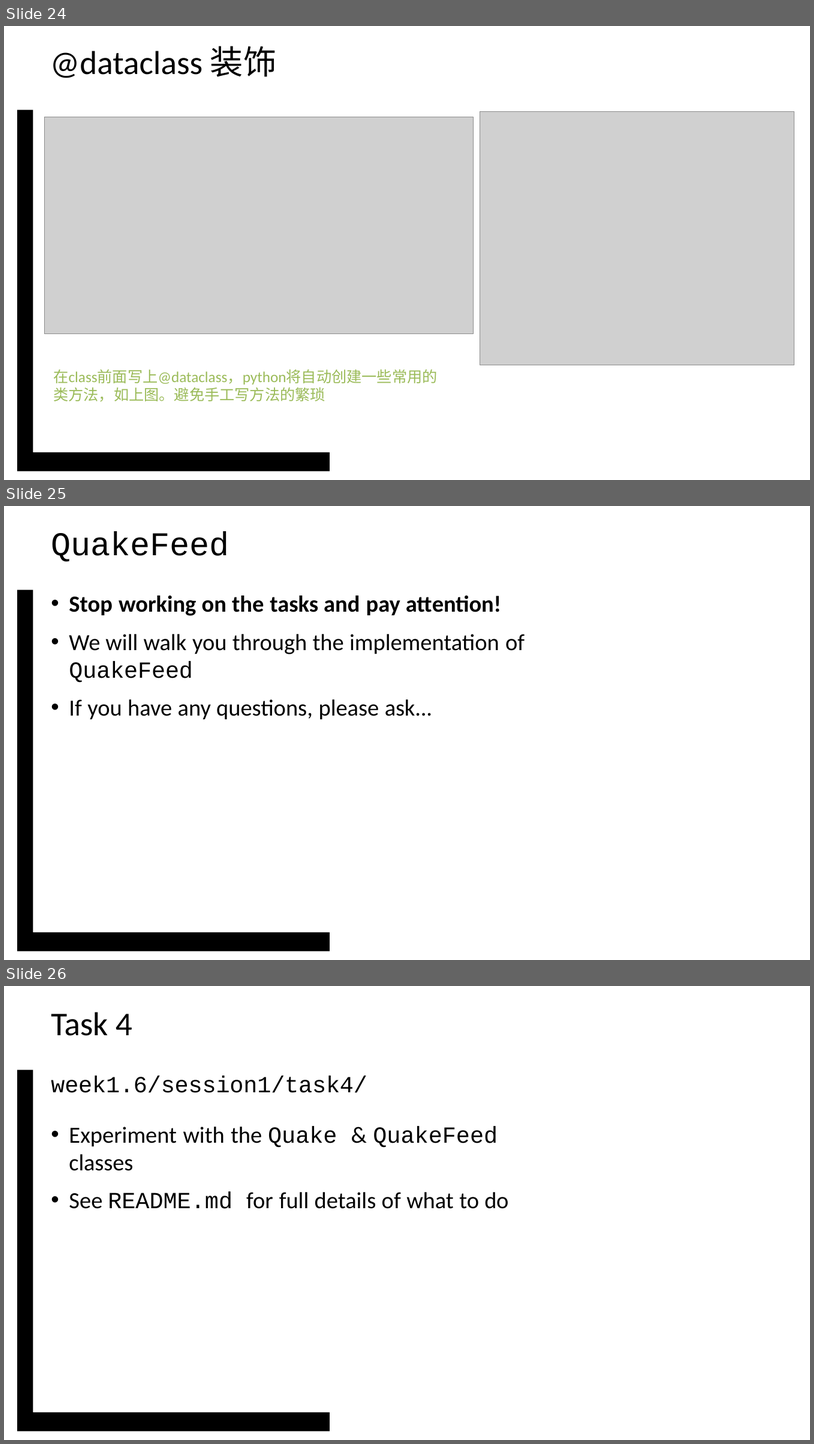
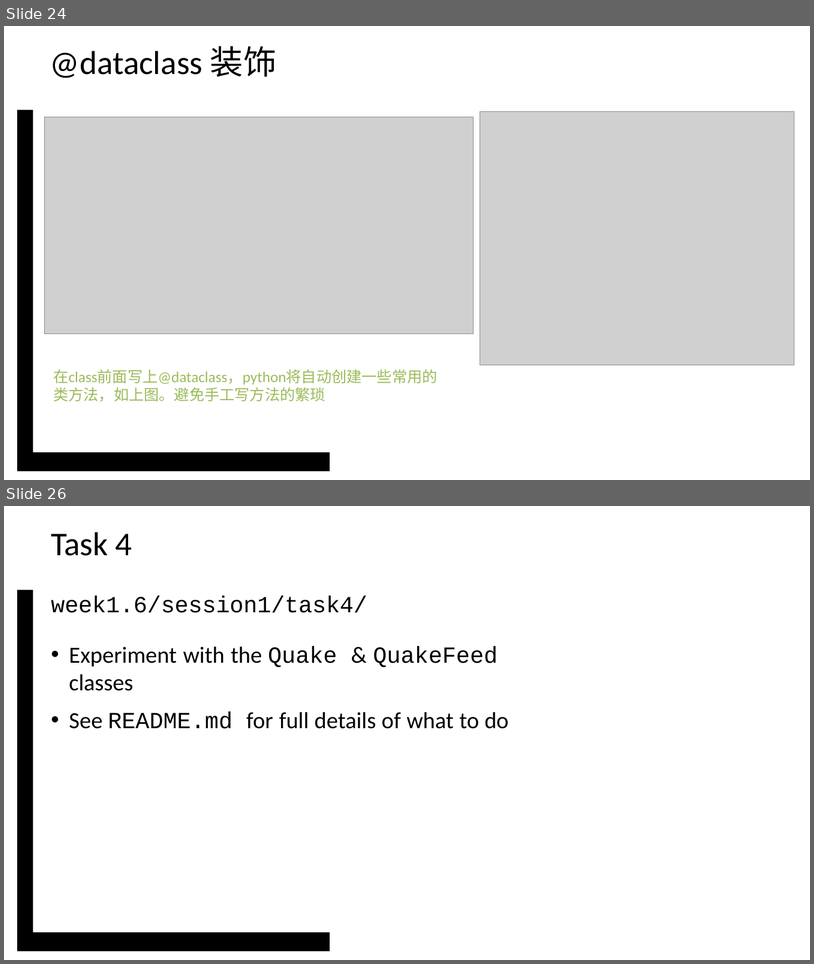
Before and after one commit to vcboy1/Leeds, a slide deck: 26fall/1850/Note/w1.6_s1_oop_relation.pptx. Shown one above the other, each under a label of ours: slides 24, 25 and 26 before the commit, slides 24 and 26 after it; the slides between them are not shown. The pictures are 814x1444 and 814x964 pixels, drawn with LibreOffice and Linux fonts; fonts in the diff are those of the drawing; grey boxes stand for pictures; background and template pictures are left out. Boxes give left, top, right and bottom in pixels: in the first picture for what was removed or moved away, otherwise in the second. Text is boxed around its words. In the diff, an @@ line names an element or a change of style, - is before the commit and + after.

```diff
--- a/26fall/1850/Note/w1.6_s1_oop_relation.pptx
+++ b/26fall/1850/Note/w1.6_s1_oop_relation.pptx
@@ slide 25 removed at (4, 506, 810, 960), background #FFFFFF; not listed: 1 template element that a slide beside it also shows @@
@@ title removed at (51, 531, 229, 562) @@
-QuakeFeed
@@ text removed at (69, 595, 525, 720) @@
-• Stop working on the tasks and pay attention!
-• We will walk you through the implementation of QuakeFeed
-• If you have any questions, please ask...
```
Also in this commit, not shown: 1 slide added, 1 other slide removed.
